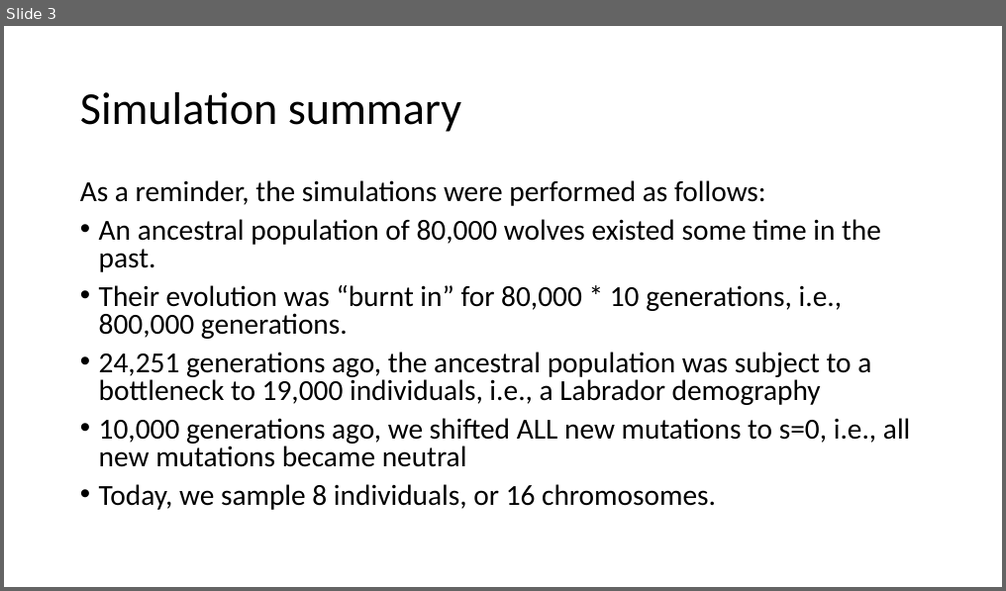
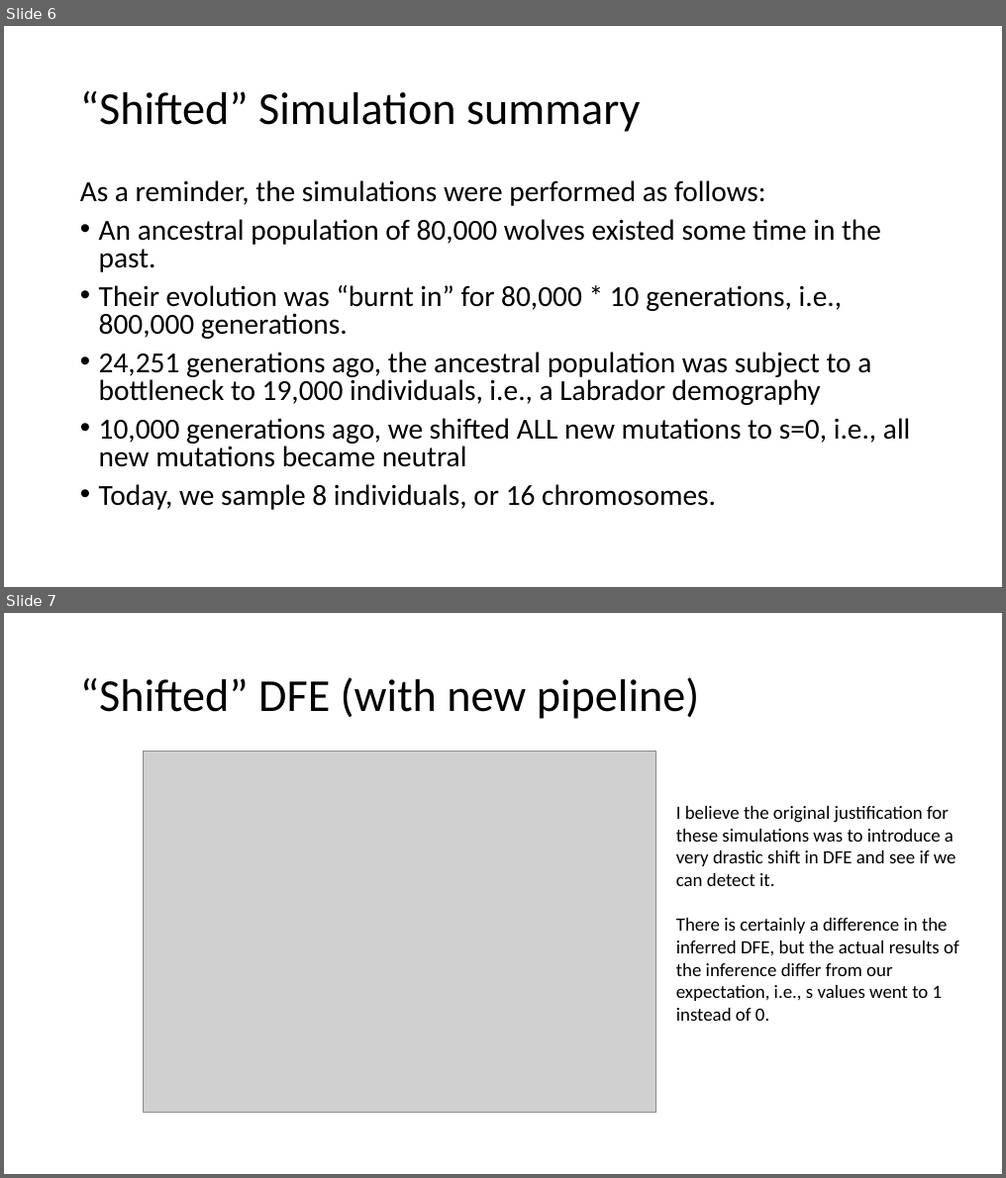
Before and after one commit to jon-mah/lohmueller_lab, a slide deck: 20200714/2020_07_28_dog_dfe_meeting.pptx. Shown one above the other, each under a label of ours: slide 3 before the commit, slides 6 and 7 after it. The pictures are 1006x591 and 1006x1178 pixels, drawn with LibreOffice and Linux fonts; fonts in the diff are those of the drawing; grey boxes stand for pictures. Boxes give left, top, right and bottom in pixels: in the first picture for what was removed or moved away, otherwise in the second. Text is boxed around its words. In the diff, an @@ line names an element or a change of style, - is before the commit and + after.

Commit message:
AW_time_neutral_shift simulations.

```diff
--- a/20200714/2020_07_28_dog_dfe_meeting.pptx
+++ b/20200714/2020_07_28_dog_dfe_meeting.pptx
@@ slide 7 added at (x1=4, y1=613, x2=1002, y2=1174), background #FFFFFF @@
@@ title added at (x1=80, y1=677, x2=699, y2=719), 44 pt, text #000000 @@
+“Shifted” DFE (with new pipeline)
@@ picture added at (x1=144, y1=752, x2=655, y2=1112) @@
@@ text added at (x1=676, y1=806, x2=959, y2=1021), 18 pt, text #000000 @@
+I believe the original justification for these simulations was to introduce a very drastic shift in DFE and see if we can detect it.
+There is certainly a difference in the inferred DFE, but the actual results of the inference differ from our expectation, i.e., s values went to 1 instead of 0.
@@ what was slide 3 is now slide 6 @@
@@ slide 6 changed as well @@
@@ title at (x1=80, y1=91, x2=640, y2=132): text changed @@
-Simulation summary
+“Shifted” Simulation summary
```
Also in this commit, not shown: 2 other slides changed, 6 other slides added, 20 slides removed, 16 other files.
